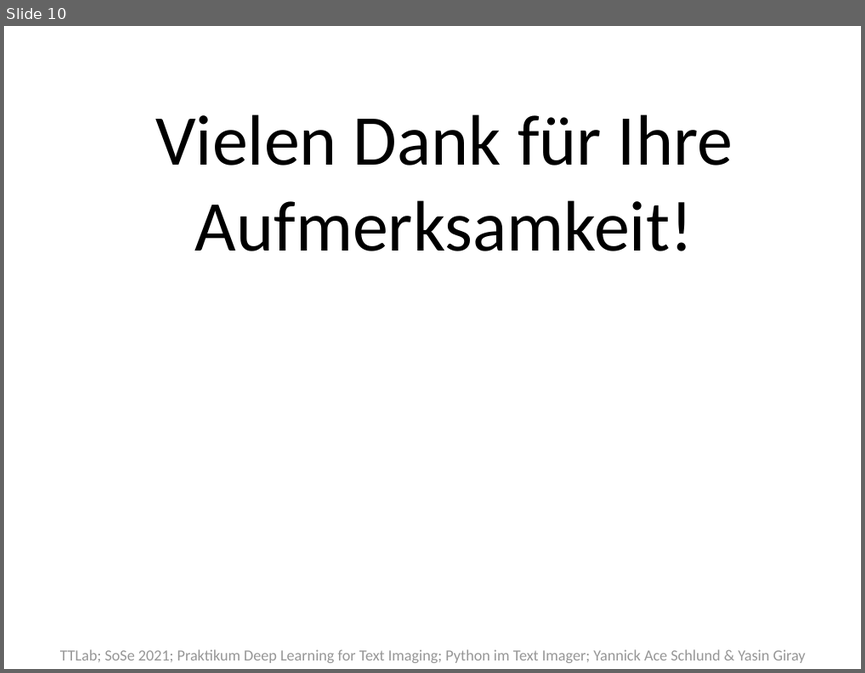
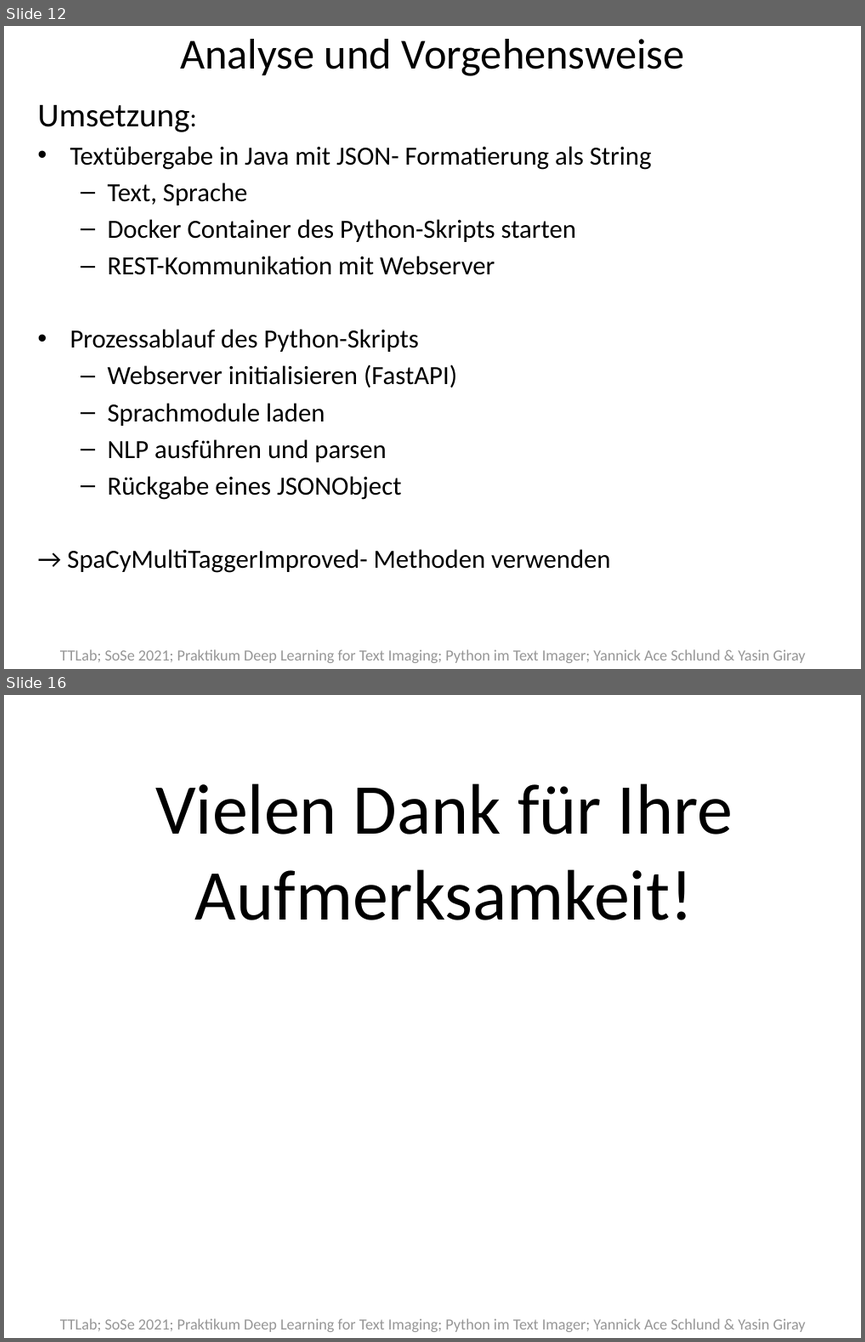
Before and after one commit to texttechnologylab/textimager-uima, a slide deck: Tex Docu/Präsi/Textimager PP.pptx. Shown one above the other, each under a label of ours: slide 10 before the commit, slides 12 and 16 after it; the slides between them are not shown. The pictures are 865x673 and 865x1342 pixels, drawn with LibreOffice and Linux fonts; fonts in the diff are those of the drawing. Boxes give left, top, right and bottom in pixels: in the first picture for what was removed or moved away, otherwise in the second. Text is boxed around its words. In the diff, an @@ line names an element or a change of style, - is before the commit and + after.

```diff
--- a/Tex Docu/Präsi/Textimager PP.pptx
+++ b/Tex Docu/Präsi/Textimager PP.pptx
@@ slide 12 added at box(4, 26, 861, 669), background #FFFFFF; not listed: 1 template element that a slide beside it also shows @@
@@ title added at box(180, 39, 685, 76), 36 pt, text #000000 @@
+Analyse und Vorgehensweise
@@ text added at box(38, 105, 652, 573), 22 pt, text #000000 @@
+Umsetzung:
+• Textübergabe in Java mit JSON- Formatierung als String
+  – Text, Sprache
+  – Docker Container des Python-Skripts starten
+  – REST-Kommunikation mit Webserver
+• Prozessablauf des Python-Skripts
+  – Webserver initialisieren (FastAPI)
+  – Sprachmodule laden
+  – NLP ausführen und parsen
+  – Rückgabe eines JSONObject
+→ SpaCyMultiTaggerImproved- Methoden verwenden
@@ what was slide 10 is now slide 16 @@
```
Also in this commit, not shown: 8 slides changed, 6 other slides added, 1 slide removed.
